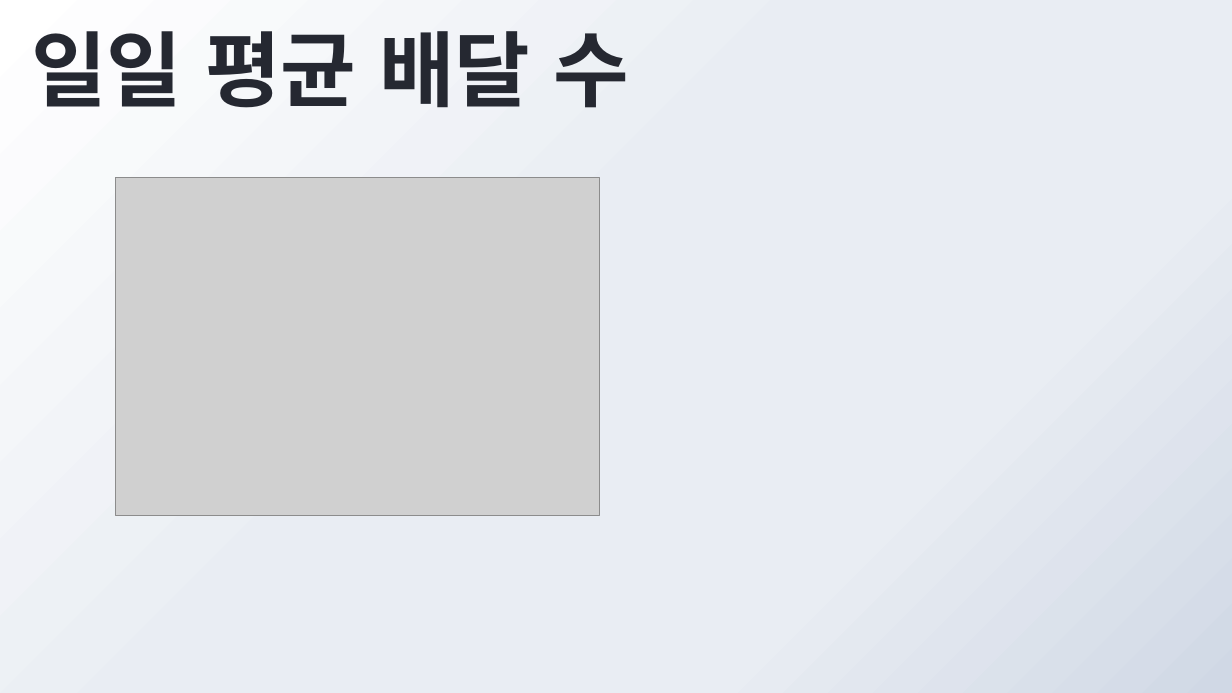
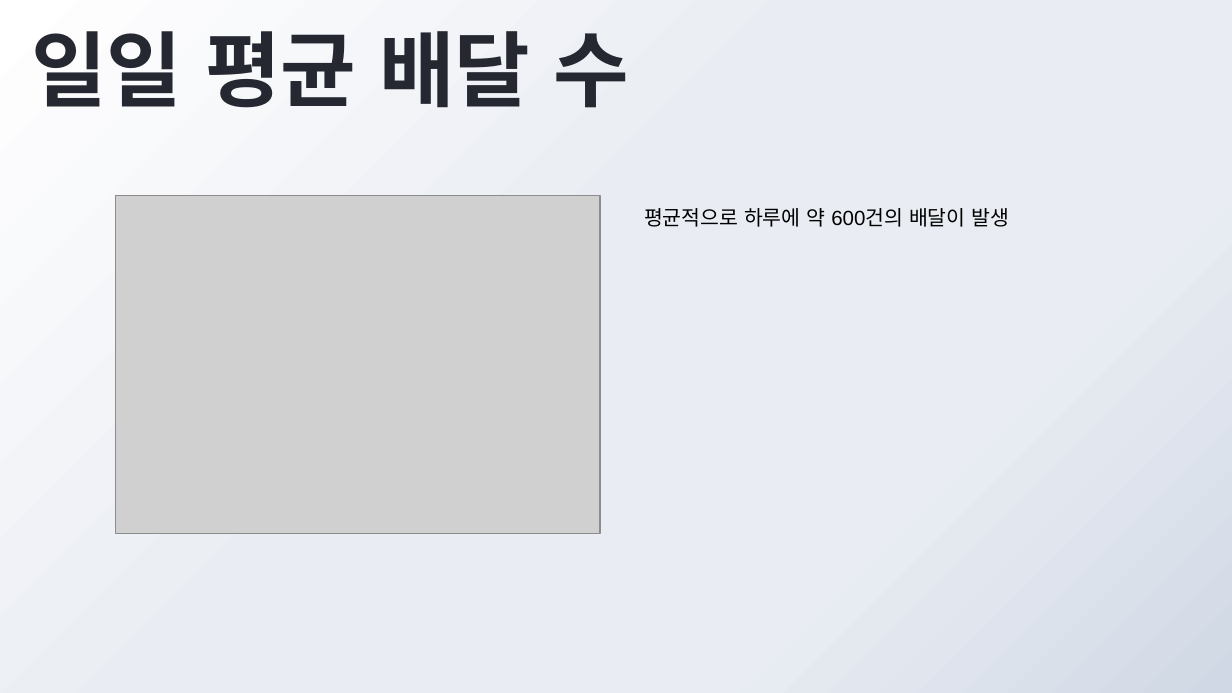
Before and after one commit to ethan528/BBS_Optimal_Position, a slide deck: slide 2 of 기술통계보고서.pptx. Drawn at 1232x693 pixels with LibreOffice and Linux fonts; fonts in the diff are those of the drawing; grey boxes stand for pictures; background and template pictures are left out. Boxes give left, top, right and bottom in pixels: in the first picture for what was removed or moved away, otherwise in the second. Text is boxed around its words. In the diff, an @@ line names an element or a change of style, - is before the commit and + after.

```diff
--- a/기술통계보고서.pptx
+++ b/기술통계보고서.pptx
@@ picture: place and size @@
-picture at (116, 177, 600, 515)
+picture at (116, 196, 600, 533)
@@ text added at (644, 208, 1009, 227), 12 pt, text #000000 @@
+평균적으로 하루에 약 600건의 배달이 발생
```
Also in this commit, not shown: 2 other slides changed, 1 other file.
